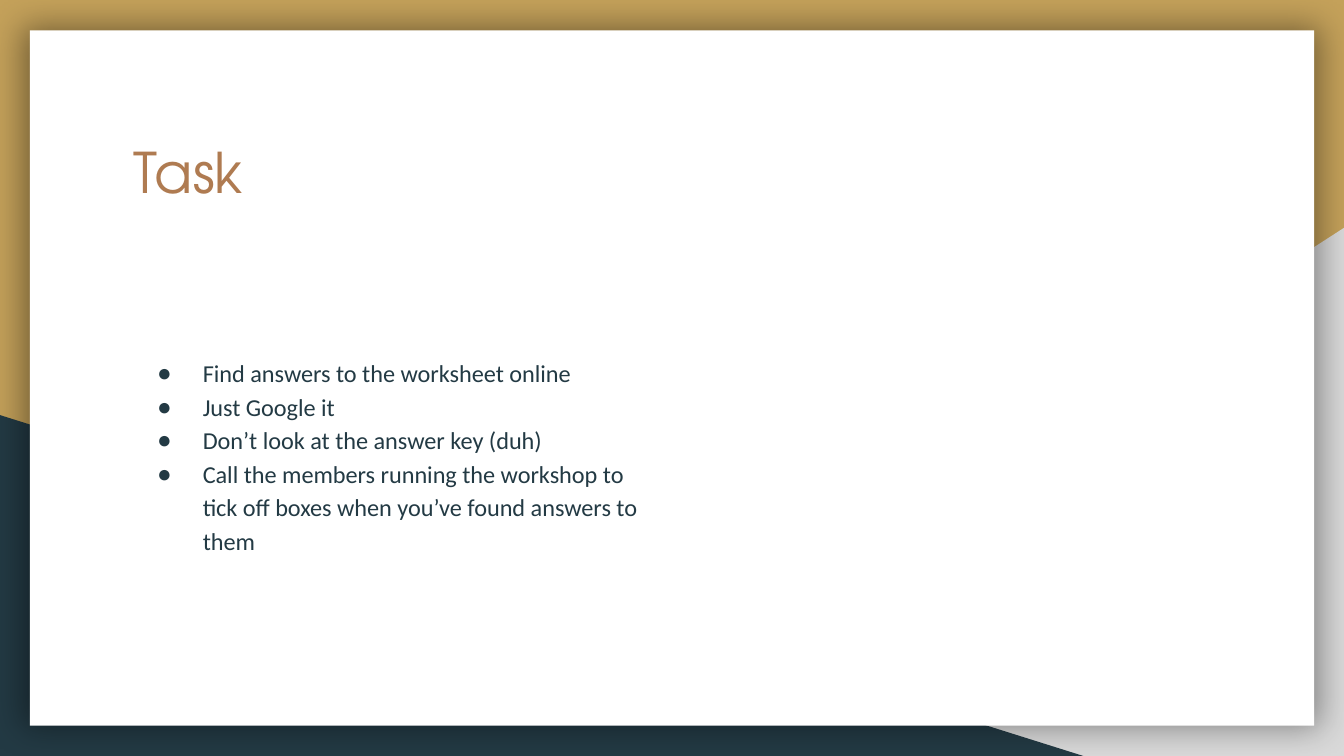
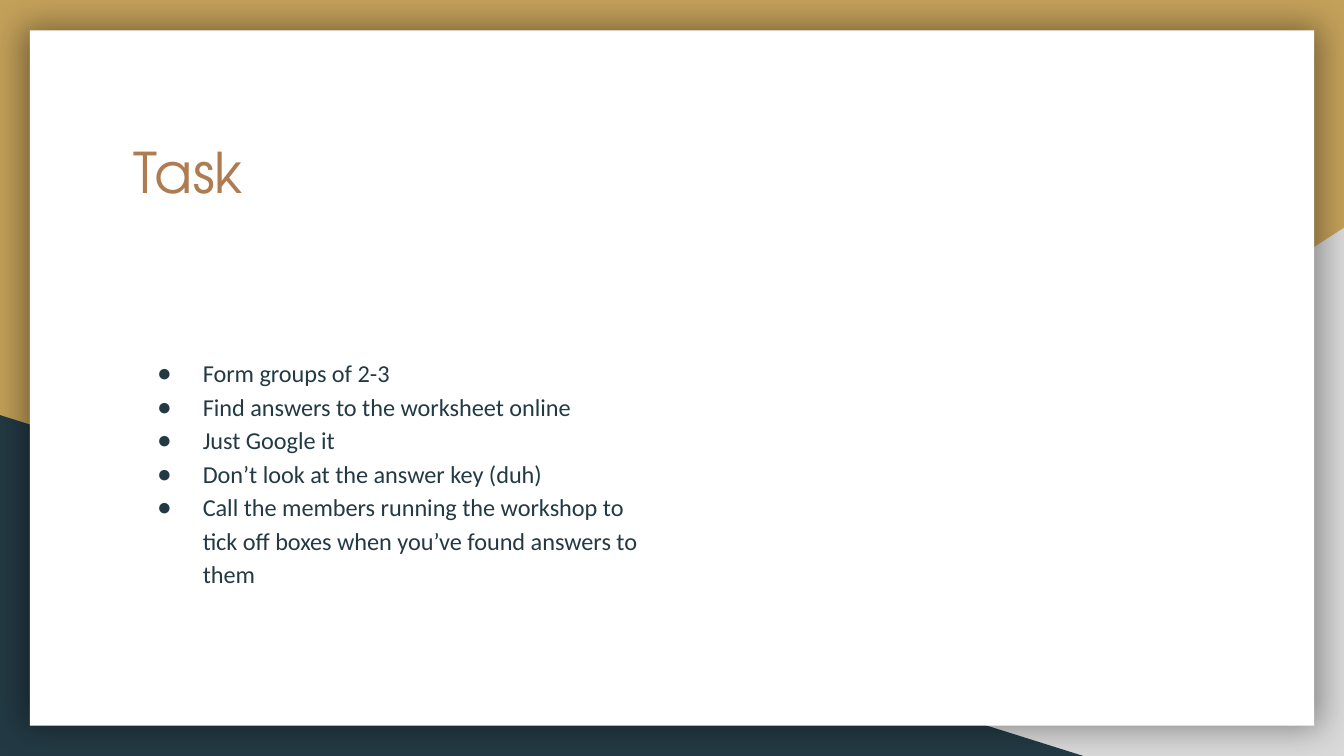
Before and after one commit to AndrewSiew/RapidPrototypingWorkshop, a slide deck: slide 5 of 4/printer components.pptx (slide 6 before the commit). Drawn at 1344x756 pixels with LibreOffice and Linux fonts; fonts in the diff are those of the drawing. Boxes give left, top, right and bottom in pixels: in the first picture for what was removed or moved away, otherwise in the second. Text is boxed around its words. In the diff, an @@ line names an element or a change of style, - is before the commit and + after.

```diff
--- a/4/printer components.pptx
+++ b/4/printer components.pptx
@@ text at (203,365,390,386): paragraph added @@
+● Form groups of 2-3
```
Also in this commit, not shown: 1 slide added, 1 slide removed.
